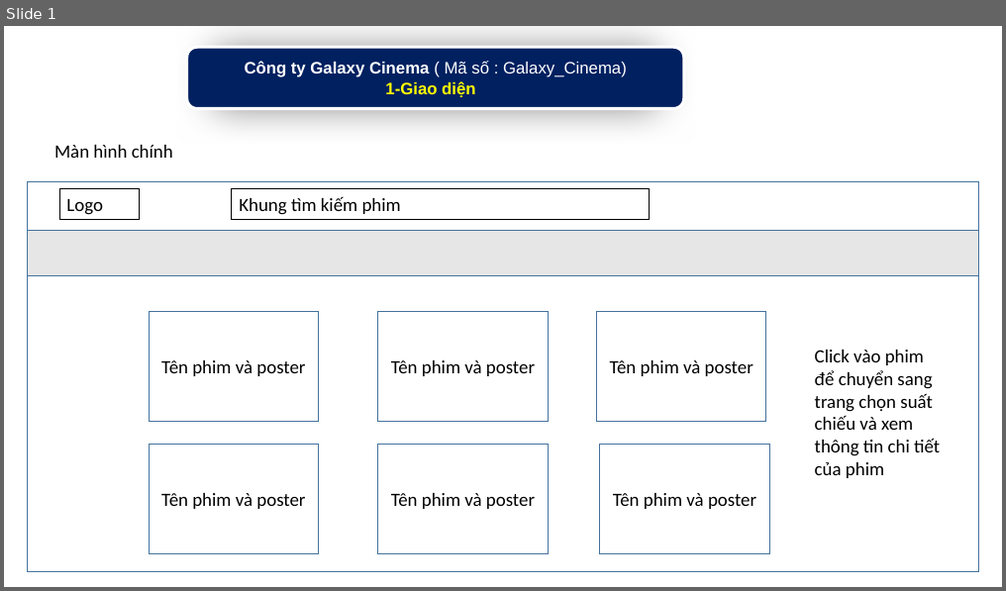
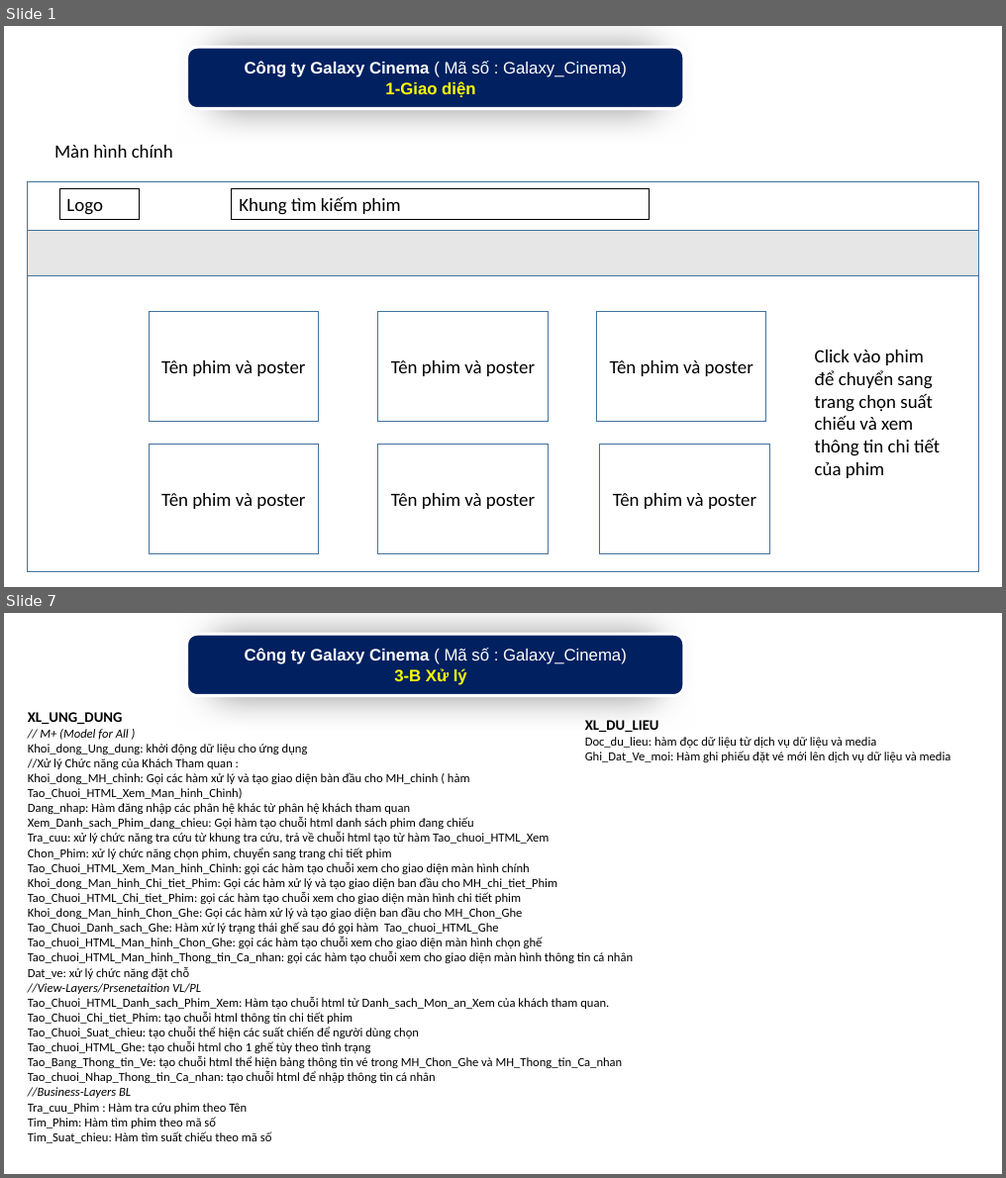
Before and after one commit to phkhuong/pttkpm_doan, a slide deck: Ho_so_PTTKPM/1688035_TKPM_Khach_Tham_quan.pptx. Shown one above the other, each under a label of ours: slide 1 before the commit, slides 1 and 7 after it; the slides between them are not shown. The pictures are 1006x591 and 1006x1178 pixels, drawn with LibreOffice and Linux fonts; fonts in the diff are those of the drawing. Boxes give left, top, right and bottom in pixels: in the first picture for what was removed or moved away, otherwise in the second. Text is boxed around its words. In the diff, an @@ line names an element or a change of style, - is before the commit and + after.

Commit message:
Update hồ sơ tkpm khách tham qan

```diff
--- a/Ho_so_PTTKPM/1688035_TKPM_Khach_Tham_quan.pptx
+++ b/Ho_so_PTTKPM/1688035_TKPM_Khach_Tham_quan.pptx
@@ slide 7 added at <box>4,613,1002,1174</box>, background #FFFFFF @@
@@ rounded rectangle added at <box>187,634,684,696</box>, fill #002060, outline #FFFFFF 3 pt, 16 pt, text #FFFFFF, bold @@
+Công ty Galaxy Cinema ( Mã số : Galaxy_Cinema)
+3-B Xử lý
@@ text added at <box>28,712,633,1144</box>, 12 pt, text #000000 @@
+XL_UNG_DUNG
+// M+ (Model for All )
+Khoi_dong_Ung_dung: khởi động dữ liệu cho ứng dụng
+//Xử lý Chức năng của Khách Tham quan :
+Khoi_dong_MH_chinh: Gọi các hàm xử lý và tạo giao diện bàn đầu cho MH_chinh ( hàm Tao_Chuoi_HTML_Xem_Man_hinh_Chinh)
+Dang_nhap: Hàm đăng nhập các phân hệ khác từ phân hệ khách tham quan
+Xem_Danh_sach_Phim_dang_chieu: Gọi hàm tạo chuỗi html danh sách phim đang chiếu
+Tra_cuu: xử lý chức năng tra cứu từ khung tra cứu, trả về chuỗi html tạo từ hàm Tao_chuoi_HTML_Xem
+Chon_Phim: xử lý chức năng chọn phim, chuyển sang trang chi tiết phim
+Tao_Chuoi_HTML_Xem_Man_hinh_Chinh: gọi các hàm tạo chuỗi xem cho giao diện màn hình chính
+Khoi_dong_Man_hinh_Chi_tiet_Phim: Gọi các hàm xử lý và tạo giao diện ban đầu cho MH_chi_tiet_Phim
+Tao_Chuoi_HTML_Chi_tiet_Phim: gọi các hàm tạo chuỗi xem cho giao diện màn hình chi tiết phim
+Khoi_dong_Man_hinh_Chon_Ghe: Gọi các hàm xử lý và tạo giao diện ban đầu cho MH_Chon_Ghe
+Tao_Chuoi_Danh_sach_Ghe: Hàm xử lý trạng thái ghế sau đó gọi hàm Tao_chuoi_HTML_Ghe
+Tao_chuoi_HTML_Man_hinh_Chon_Ghe: gọi các hàm tạo chuỗi xem cho giao diện màn hình chọn ghế
+Tao_chuoi_HTML_Man_hinh_Thong_tin_Ca_nhan: gọi các hàm tạo chuỗi xem cho giao diện màn hình thông tin cá nhân
+Dat_ve: xử lý chức năng đặt chỗ
+//View-Layers/Prsenetaition VL/PL
+Tao_Chuoi_HTML_Danh_sach_Phim_Xem: Hàm tạo chuỗi html từ Danh_sach_Mon_an_Xem của khách tham quan.
+Tao_Chuoi_Chi_tiet_Phim: tạo chuỗi html thông tin chi tiết phim
+Tao_Chuoi_Suat_chieu: tạo chuỗi thể hiện các suất chiến để người dùng chọn
+Tao_chuoi_HTML_Ghe: tạo chuỗi html cho 1 ghế tùy theo tình trạng
+Tao_Bang_Thong_tin_Ve: tạo chuỗi html thể hiện bảng thông tin vé trong MH_Chon_Ghe và MH_Thong_tin_Ca_nhan
+Tao_chuoi_Nhap_Thong_tin_Ca_nhan: tạo chuỗi html để nhập thông tin cá nhân
+//Business-Layers BL
+Tra_cuu_Phim : Hàm tra cứu phim theo Tên
+Tim_Phim: Hàm tìm phim theo mã số
+Tim_Suat_chieu: Hàm tìm suất chiếu theo mã số
@@ text added at <box>585,720,951,762</box>, 12 pt, text #000000 @@
+XL_DU_LIEU
+Doc_du_lieu: hàm đọc dữ liệu từ dịch vụ dữ liệu và media
+Ghi_Dat_Ve_moi: Hàm ghi phiếu đặt vé mới lên dịch vụ dữ liệu và media
```
Also in this commit, not shown: 2 slides changed, 3 other slides added.
